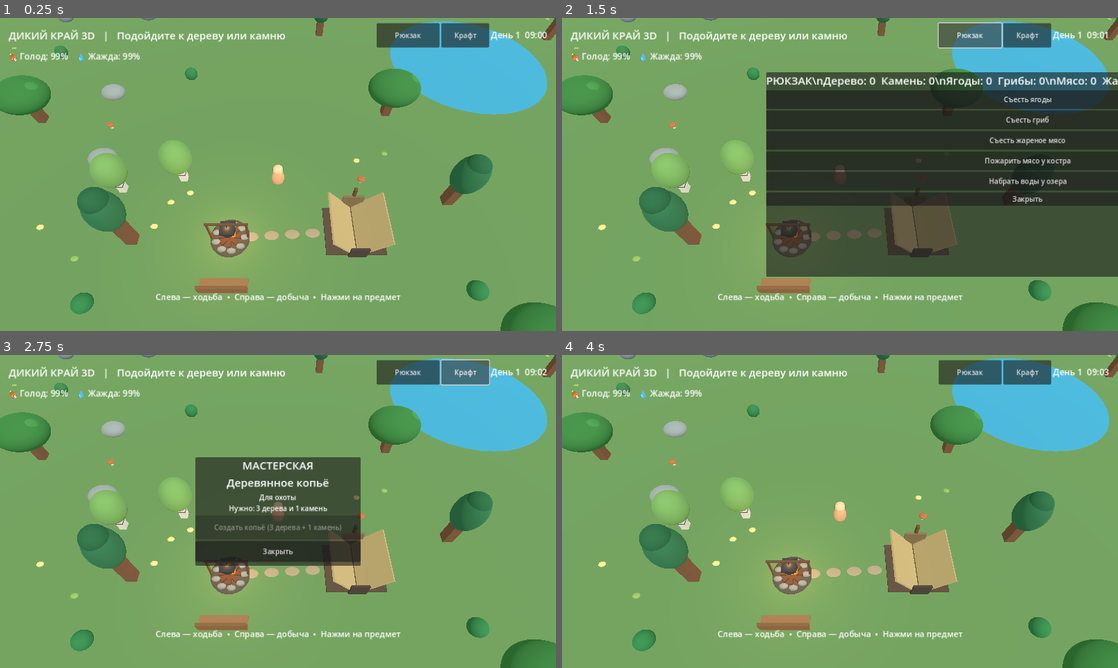
Above: before the commit, frames 1-4 (two rows, left to right).
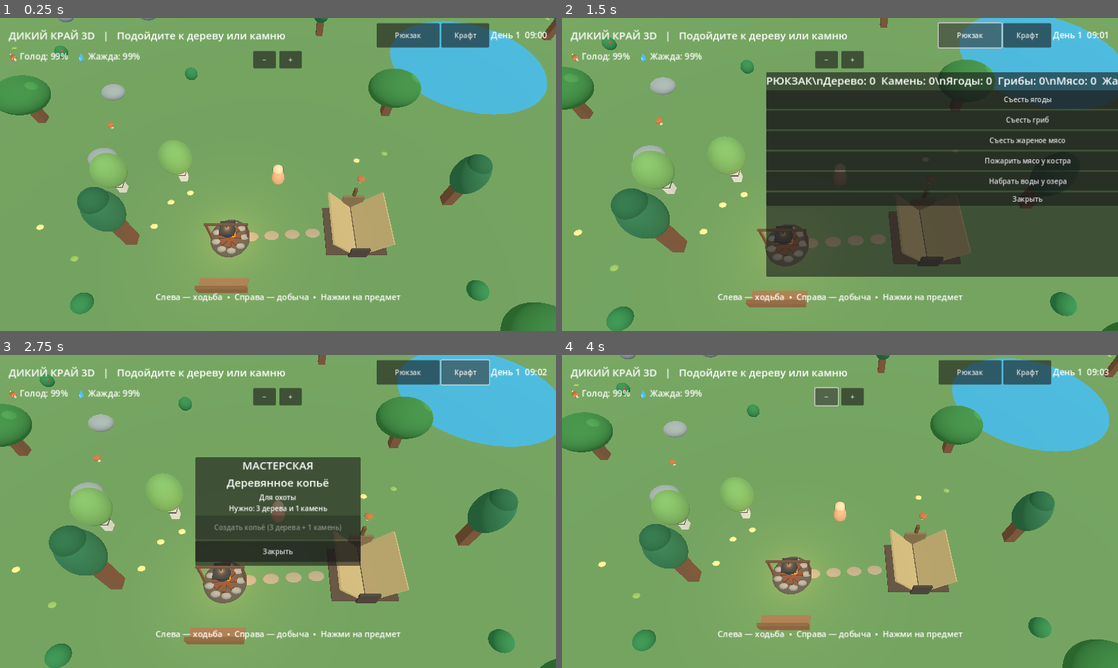
Above: after the commit, the same moments.

Repository: hjz2tz7cgv-ctrl/DikiyKrayGodot
Game: Godot game, scene res://scenes/main.tscn
The game is run twice, just before and just after one commit, with the same random seed, the same clock (stepped at 60 frames per second) and the same inputs.
Inputs (mouse positions are in pixels of both pictures, inside the frame that each line leads up to):
- Up to frame 1 (0.25 s): no input
- Up to frame 2 (1.5 s): click (851, 58) at 0.5 s, where only the run after the commit has a clickable "+"; click "Рюкзак" at 1.25 s
- Up to frame 3 (2.75 s): click "Крафт" at 2 s
- Up to frame 4 (4 s): click "Закрыть" at 2.75 s; click (828, 395) at 3.5 s, where only the run after the commit has a clickable "−"

The runs differ from the first frame. In frame 1, 0.5% of the frame differs, in the area x 45-55%, y 10-17%; in frame 2, 11%; in frame 3, 14%, in the area x 0-100%, y 0-100%; in frame 4, 0.5%.

Commit message:
Add files via upload

Diff:
--- a/scripts/main.gd
+++ b/scripts/main.gd
@@ -467,6 +467,25 @@
     time_label = Label.new()
     time_label.add_theme_font_size_override("font_size", 20)
     top.add_child(time_label)
+    # Две компактные кнопки масштаба по центру сверху.
+    var zoom_controls := HBoxContainer.new()
+    zoom_controls.set_anchors_preset(Control.PRESET_CENTER_TOP)
+    zoom_controls.offset_left = -57
+    zoom_controls.offset_right = 57
+    zoom_controls.offset_top = 76
+    zoom_controls.offset_bottom = 116
+    zoom_controls.add_theme_constant_override("separation", 8)
+    root.add_child(zoom_controls)
+    var zoom_out_button := Button.new()
+    zoom_out_button.text = "−"
+    zoom_out_button.custom_minimum_size = Vector2(52, 40)
+    zoom_out_button.pressed.connect(_zoom.bind(1.5))
+    zoom_controls.add_child(zoom_out_button)
+    var zoom_in_button := Button.new()
+    zoom_in_button.text = "+"
+    zoom_in_button.custom_minimum_size = Vector2(52, 40)
+    zoom_in_button.pressed.connect(_zoom.bind(-1.5))
+    zoom_controls.add_child(zoom_in_button)
     var bottom := VBoxContainer.new()
     bottom.set_anchors_preset(Control.PRESET_BOTTOM_WIDE)
     bottom.offset_left = 210
@@ -969,21 +988,11 @@
     if event is InputEventScreenTouch:
         if event.pressed:
             active_touches[event.index] = event.position
-            # Два пальца имеют приоритет над обоими джойстиками в любой части поля игры.
-            if active_touches.size() >= 2:
-                pinch_in_progress = true
-                joystick_touch = -1
-                touch_move = Vector2.ZERO
-                gather_touch = -1
-                gather_direction = Vector2.ZERO
-                _stop_mining()
-                var pts: Array = active_touches.values()
-                pinch_previous = (pts[0] as Vector2).distance_to(pts[1] as Vector2)
-                return
-            if pinch_in_progress:
-                return
             var viewport_width := get_viewport().get_visible_rect().size.x
             var viewport_height := get_viewport().get_visible_rect().size.y
+            # Верхняя центральная область отдана кнопкам + и −.
+            if event.position.y < 130.0 and absf(event.position.x - viewport_width * 0.5) < 85.0:
+                return
             if event.position.y > viewport_height * 0.32 and event.position.x < viewport_width * 0.5 and joystick_touch == -1:
                 joystick_touch = event.index
                 joystick_origin = event.position
@@ -995,12 +1004,6 @@
                 gather_direction = Vector2.ZERO
         else:
             active_touches.erase(event.index)
-            if pinch_in_progress:
-                if active_touches.size() < 2:
-                    pinch_previous = 0.0
-                if active_touches.is_empty():
-                    pinch_in_progress = false
-                return
             if event.index == joystick_touch:
                 joystick_touch = -1
                 touch_move = Vector2.ZERO
@@ -1011,31 +1014,13 @@
                 gather_direction = Vector2.ZERO
                 if event.position.distance_to(gather_origin) < 18.0:
                     _tap_world(event.position)
-            elif active_touches.is_empty():
+            elif active_touches.is_empty() and not (event.position.y < 130.0 and absf(event.position.x - get_viewport().get_visible_rect().size.x * 0.5) < 85.0):
                 _tap_world(event.position)
-    elif event is InputEventMagnifyGesture:
-        # На устройствах, где браузер/Godot передаёт отдельный жест увеличения.
-        if event.factor > 0.0:
-            camera_distance = clampf(camera_distance / event.factor, 5.5, 32.0)
-            _position_camera()
     elif event is InputEventScreenDrag:
         active_touches[event.index] = event.position
-        if pinch_in_progress:
-            if active_touches.size() >= 2:
-                var pts: Array = active_touches.values()
-                var new_distance: float = (pts[0] as Vector2).distance_to(pts[1] as Vector2)
-                if pinch_previous > 0.0:
-                    # Раздвинуть пальцы = приблизить камеру.
-                    # Отношение расстояний даёт одинаковую чувствительность при любом масштабе.
-                    if new_distance > 8.0:
-                        camera_distance = clampf(camera_distance * pinch_previous / new_distance, 5.5, 32.0)
-                        _position_camera()
-                pinch_previous = new_distance
-            return
         if event.index == joystick_touch:
             touch_move = ((event.position - joystick_origin) / 65.0).limit_length(1.0)
         elif event.index == gather_touch:
-            # Правая половина — свободный поворот камеры пальцем.
             camera_input_yaw -= event.relative.x * 0.005
             _position_camera()
 
